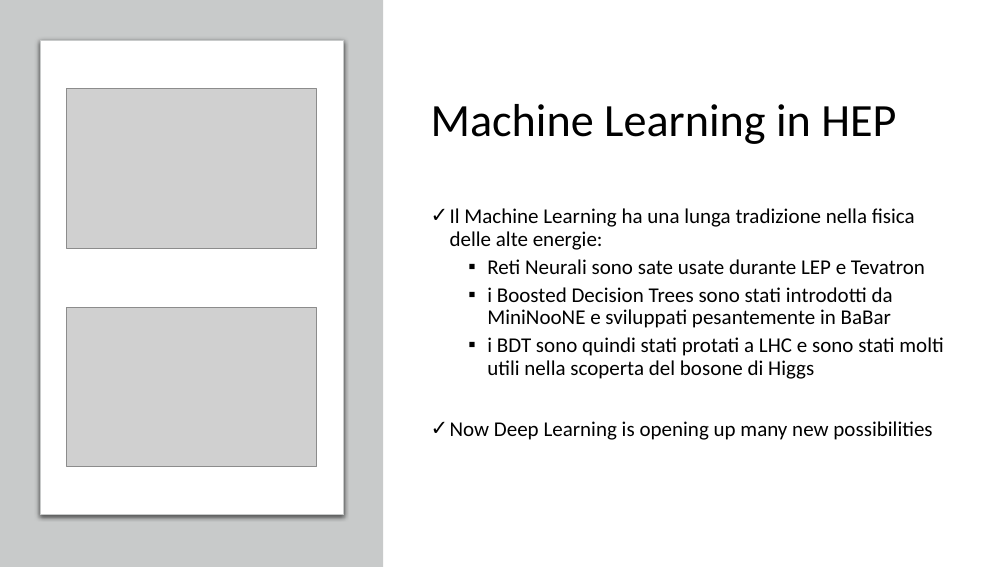
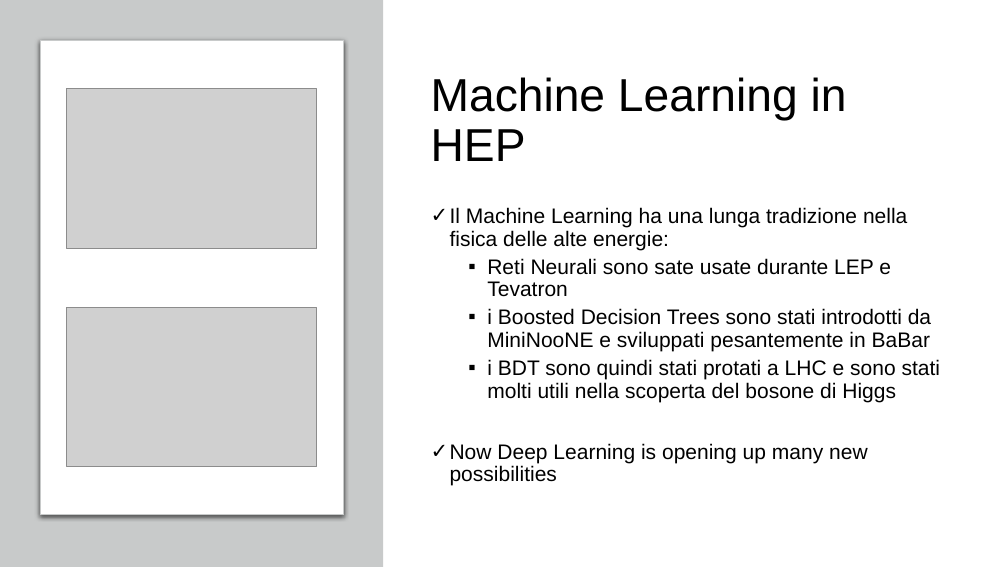
Before and after one commit to soldanoale/DataScience-HEP, a slide deck: slide 9 of Lezione 1.B - ML.pptx (slide 5 before the commit). Drawn at 1008x567 pixels with LibreOffice and Linux fonts; fonts in the diff are those of the drawing; grey boxes stand for pictures. Boxes give left, top, right and bottom in pixels: in the first picture for what was removed or moved away, otherwise in the second. Text is boxed around its words. In the diff, an @@ line names an element or a change of style, - is before the commit and + after.

```diff
--- a/Lezione 1.B - ML.pptx
+++ b/Lezione 1.B - ML.pptx
@@ title "Machine Learning in HEP" at bbox=[431, 77, 847, 161]: font Calibri to Arial @@
@@ text "Il Machine Learning ha una ..." at bbox=[450, 207, 941, 486]: font Calibri to Arial @@
```
Also in this commit, not shown: 5 other slides changed, 4 slides added, 1 other file.
